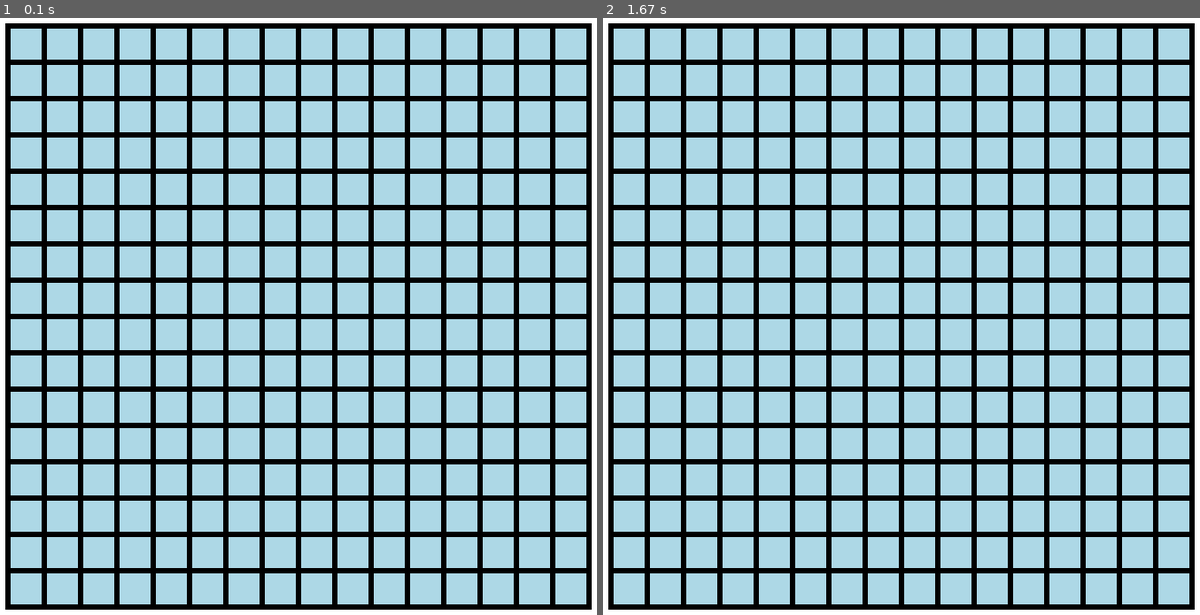
Above: before the commit, frames 1-2 (left to right).
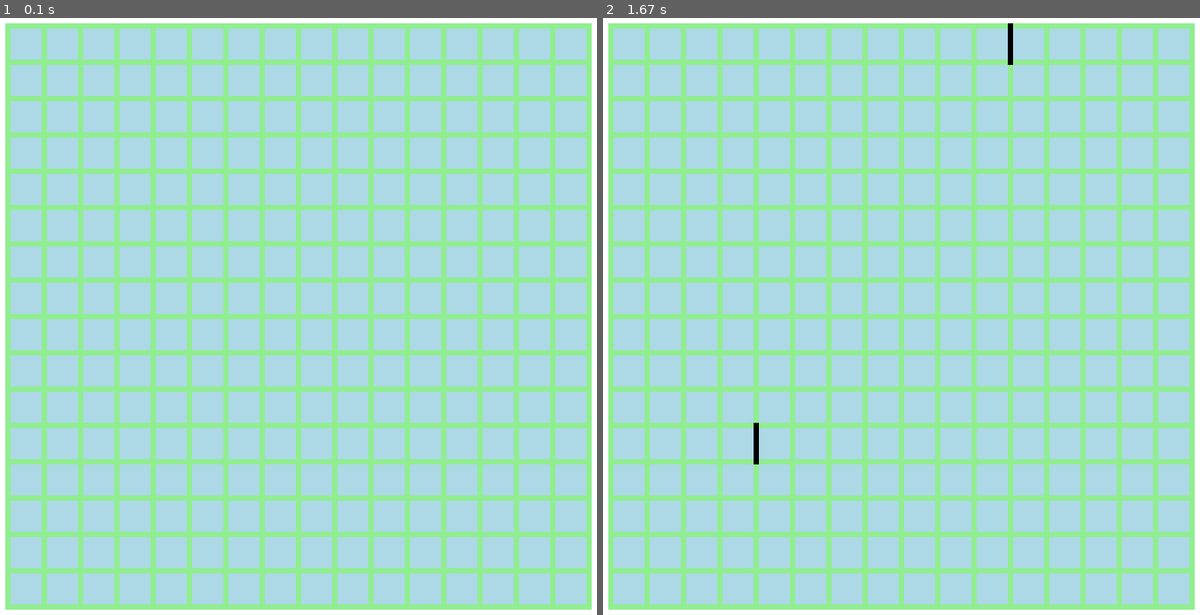
Above: after the commit, the same moments.

Repository: atharva-bhange/Project-Micromouse-Simulation
Game: pygame game, started from Project Micromouse/interface.py
Same seed, same stepped clock (60 frames per second), same inputs: the game is played once before the commit and once after it.
Inputs (mouse positions are in pixels of both pictures, inside the frame that each line leads up to):
- Up to frame 1 (0.1 s): no input
- Up to frame 2 (1.67 s): press the mouse at (1008, 41) at 0.37 s; move the mouse to (883, 250) at 0.47 s; release the mouse at (758, 453) at 0.6 s

The runs differ from the first frame. In frame 1, 27% of the frame differs, in the area x 0-100%, y 0-100%; in frame 2, 27%.

Commit message:
Edge colouring is complete but some edges are not getting coloured don't know why!!!

Diff:
--- a/Project Micromouse/interface.py
+++ b/Project Micromouse/interface.py
@@ -1,6 +1,8 @@
 import pygame
 import time
 import numpy as np
+import pygame_functions as pf
+import json
 
 white = (255,255,255)
 black = (0,0,0)
@@ -40,7 +42,7 @@
         self.color = color
 
 class edge(object):
-    def __init__(self,pos, x_cor,y_cor,state,color = black):
+    def __init__(self,pos, x_cor,y_cor,state,color = lightgreen):
         global border_size
         global cell_size
         self.pos = pos
@@ -49,11 +51,75 @@
         self.state = state
         self.color = color
         if self.state == "H":
-            self.width = cell_size
+            self.width = cell_size+(border_size)*2
             self.height = border_size
+            self.x_lower_bound = self.x_cor + border_size
+            self.x_upper_bound = self.x_cor +border_size+ cell_size
+            self.y_lower_bound = self.y_cor
+            self.y_upper_bound = self.y_cor + border_size
         elif self.state == "V":
             self.width = border_size
             self.height = cell_size+(border_size*2)
+            self.x_lower_bound = self.x_cor
+            self.x_upper_bound = self.x_cor + border_size
+            self.y_lower_bound = self.y_cor + border_size
+            self.y_upper_bound = self.y_cor + border_size + cell_size
+
+##
+# Making user defined pygame_functions
+
+def draw_edge(position):
+    global fhand
+    mousedown = True
+    pos = position
+    old_pos = position
+    postoggle = True
+    while mousedown:
+        for event in pygame.event.get():
+            #print(event)
+            if event.type == pygame.QUIT:
+                pygame.quit()
+                quit()
+            # if event.type == pygame.ACTIVEEVENT:
+            #     if event.gain == 0 :
+            #         postoggle = False
+            #         pos = -1
+            if event.type == pygame.MOUSEBUTTONDOWN:
+                if event.button == 1:
+                    mousedown = True
+                    postoggle = True
+                    pos = event.pos
+            if postoggle:
+                if event.type == pygame.MOUSEMOTION:
+                    pos = event.pos
+            if event.type == pygame.MOUSEBUTTONUP:
+                if event.button == 1:
+                    mousedown = False
+                    postoggle = False
+                    break
+
+        #if pos != old_pos:
+            # We are getting required position here
+        x_pos = pos[0]
+        y_pos = pos[1]
+        for iids in iidlist:
+            specedge = edges[iids]
+            for ed in specedge:
+                if x_pos <= ed.x_upper_bound and x_pos >= ed.x_lower_bound and y_pos >= ed.y_lower_bound and y_pos <= ed.y_upper_bound:
+                    #print(pos)
+                    #print(iid)
+                    fhand.write(str(iids)+"\n")
+                    ed.color = black
+                    pygame.draw.rect(win,ed.color,[ed.x_cor,ed.y_cor,ed.width,ed.height])
+                    pygame.display.update()
+                else:
+                    #print(pos)
+                    pass
+
+            #old_pos = pos
+
+
+
 ##
 '''
 cells = np.zeros((grid_size,grid_size) , dtype = int)
@@ -65,8 +131,8 @@
 #chart = ['up','right','down','left']
 #state = {"up" : "H" , "down" : "H" , "left" : "V" , "right" : "V"}
 cells = []
-
-fhand = open("log.txt", 'a')
+iidlist = []
+fhand = open("log.txt", 'w')
 
 cursory = margin
 for row in range(grid_size):
@@ -79,34 +145,44 @@
         pygame.draw.rect(win ,cells[row][column].color ,[cells[row][column].x_cor , cells[row][column].y_cor , cells[row][column].width , cells[row][column].height])
 
         edges[iid] = []
-
-        edges[iid].append(edge("up",cursorx+border_size, cursory,"H")) #upper edge
+        iidlist.append(iid)
+        edges[iid].append(edge("up",cursorx, cursory,"H")) #upper edge
         edges[iid].append(edge("right",cursorx+cell_size+border_size,cursory,"V")) # right edge
-        edges[iid].append(edge("down",cursorx+border_size,cursory+border_size+cell_size,"H")) # bottom edge
+        edges[iid].append(edge("down",cursorx,cursory+border_size+cell_size,"H")) # bottom edge
         edges[iid].append(edge("left",cursorx,cursory,"V")) # left edge
         for l in range(4):
             #fhand.write(str(edges[iid][l].x_cor)+" "+str(edges[iid][l].y_cor)+" "+str(edges[iid][l].width)+" "+str(edges[iid][l].height))
             #fhand.write("\n")
             #print(edges[iid][l].color,edges[iid][l].x_cor,edges[iid][l].y_cor,edges[iid][l].width,edges[iid][l].height)
             pygame.draw.rect(win,edges[iid][l].color,[edges[iid][l].x_cor,edges[iid][l].y_cor,edges[iid][l].width,edges[iid][l].height])
+        cursorx += cell_size+border_size
+    cursory += cell_size + border_size
+print(iidlist)
+#print(edges)
+pygame.display.update()
+##
+
+for t in range(4):
+    print(edges["00"][t].x_cor,edges["00"][t].y_cor )
 
 
-        cursorx += cell_size+border_size
-    cursory += cell_size + border_size
-pygame.display.update()
-print("done")
 while not gameExit:
 
 
     for event in pygame.event.get():
+        #print(event)
         if event.type == pygame.QUIT:
             gameExit = True
         if event.type == pygame.KEYDOWN:
             if event.key == pygame.K_ESCAPE:
                 gameExit = True
+        if event.type == pygame.MOUSEBUTTONDOWN:
+            if event.button == 1:
+                draw_edge (event.pos)
 
 
-    #pygame.display.update()
+
+    pygame.display.update()
 
 pygame.quit()
 quit()
